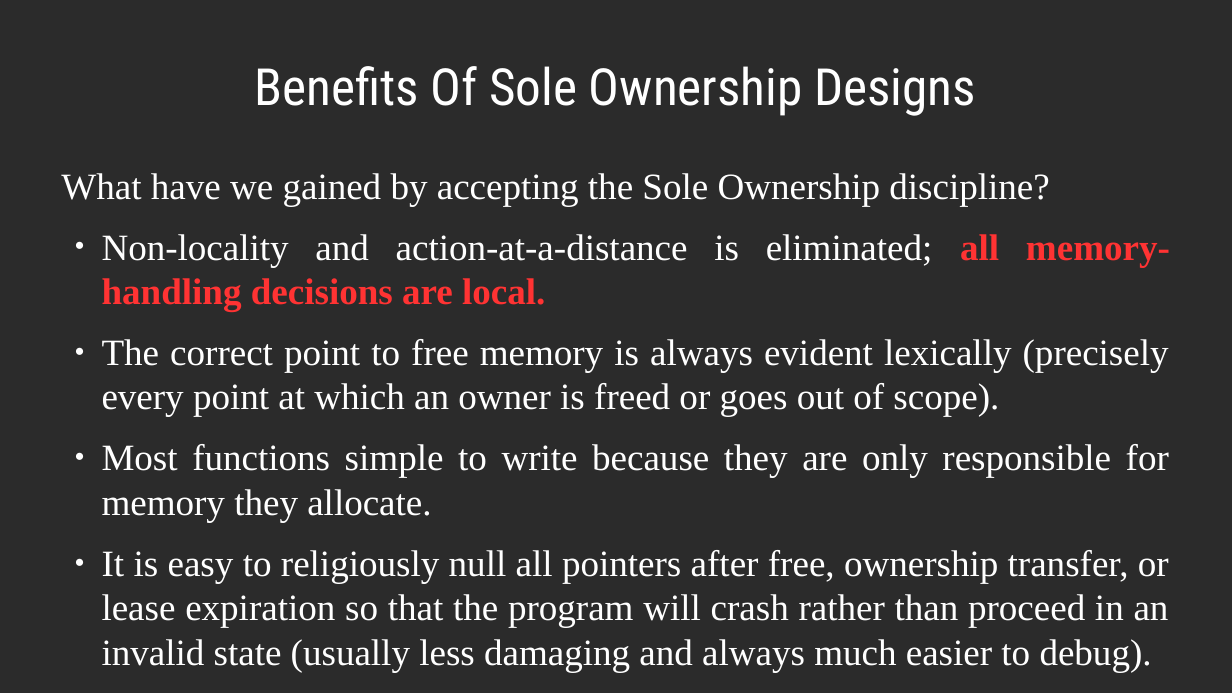
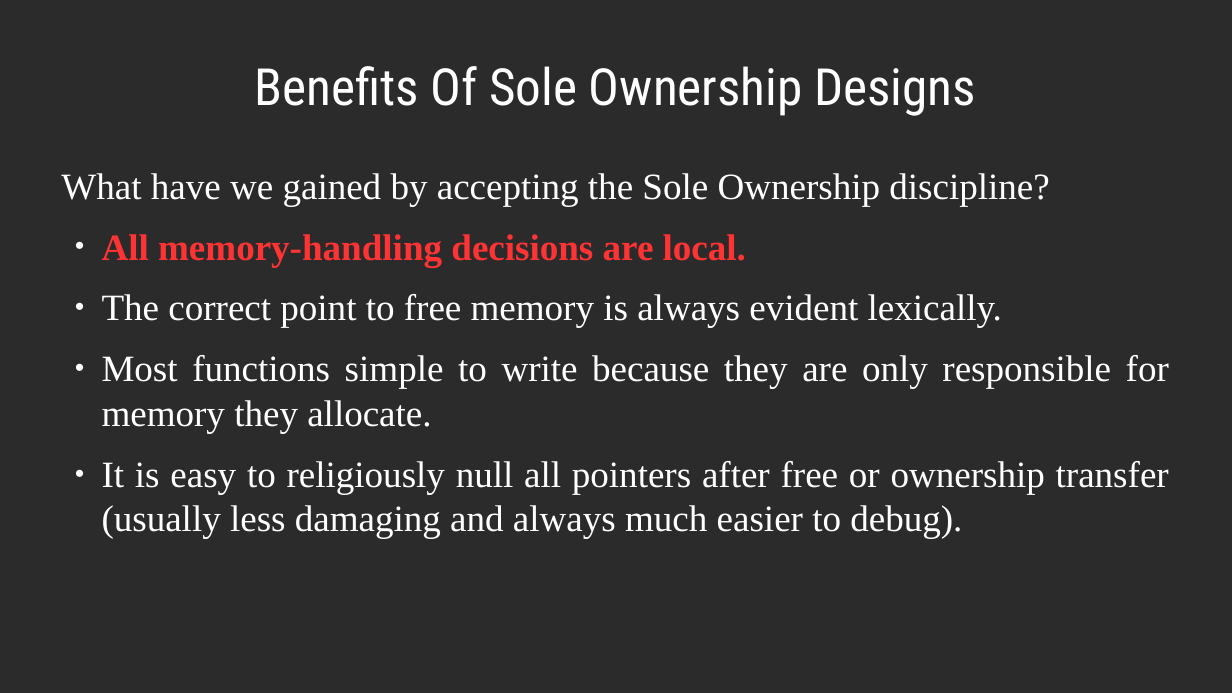
Before and after one commit to dllaurence/youngmanandc, a slide deck: slide 38 of 2020-youngmanandthec-scale.odp (slide 40 before the commit). Drawn at 1232x693 pixels with LibreOffice and Linux fonts; fonts in the diff are those of the drawing; background and template pictures are left out; a plain dark background stands for a picture behind light text. Boxes give left, top, right and bottom in pixels: in the first picture for what was removed or moved away, otherwise in the second. Text is boxed around its words. In the diff, an @@ line names an element or a change of style, - is before the commit and + after.

```diff
--- a/2020-youngmanandthec-scale.odp
+++ b/2020-youngmanandthec-scale.odp
@@ text at (102, 234, 1002, 328): text changed @@
-● Non-locality and action-at-a-distance is eliminated; all memory-handling decisions are local.
-● The correct point to free memory is always evident lexically (precisely every point at which an owner is freed or goes out of scope).
+● All memory-handling decisions are local.
+● The correct point to free memory is always evident lexically.
@@ text at (102, 461, 1169, 539): text changed @@
-● It is easy to religiously null all pointers after free, ownership transfer, or lease expiration so that the program will crash rather than proceed in an invalid state (usually less damaging and always much easier to debug).
+● It is easy to religiously null all pointers after free or ownership transfer (usually less damaging and always much easier to debug).
```
Also in this commit, not shown: 12 other slides changed, 15 slides added, 3 slides removed.
